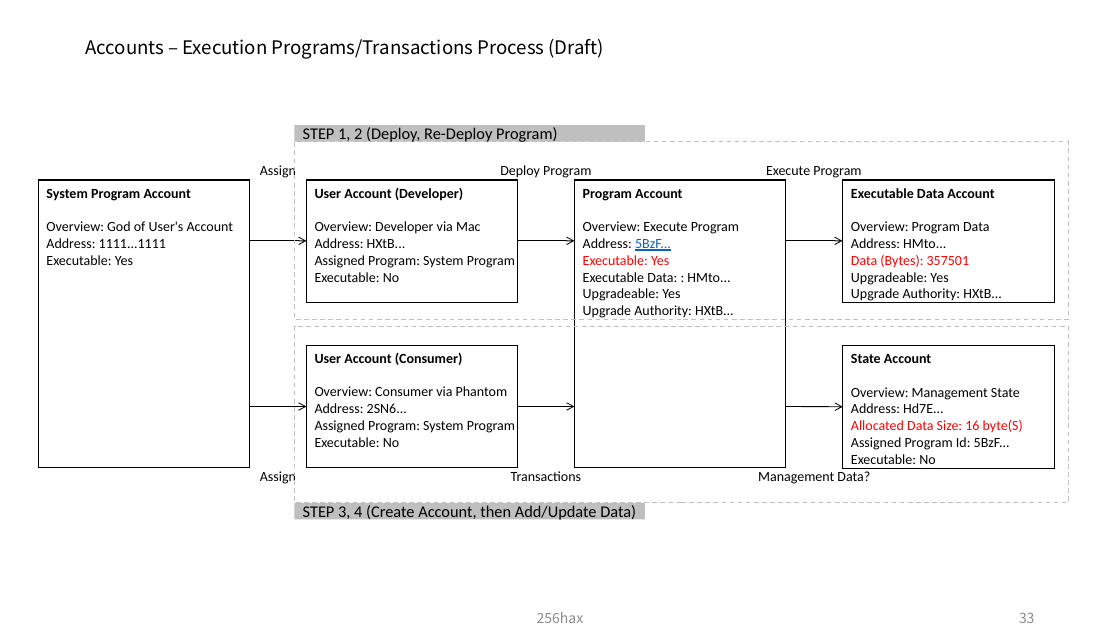
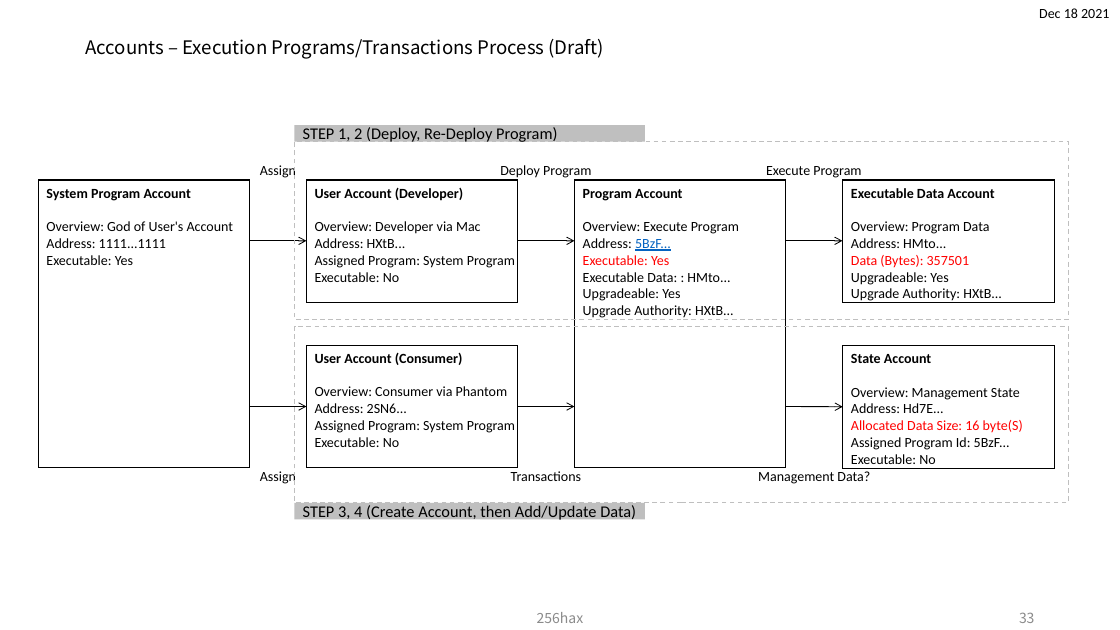
Before and after one commit to legendaryangelist/solana-anchor-react-essential, a slide deck: slide 34 of docs/Solana_Blockchain_Outline_Figure.pptx. Drawn at 1120x630 pixels with LibreOffice and Linux fonts; fonts in the diff are those of the drawing. Boxes give left, top, right and bottom in pixels: in the first picture for what was removed or moved away, otherwise in the second. Text is boxed around its words. In the diff, an @@ line names an element or a change of style, - is before the commit and + after.

```diff
--- a/docs/Solana_Blockchain_Outline_Figure.pptx
+++ b/docs/Solana_Blockchain_Outline_Figure.pptx
@@ text added at box(1039, 8, 1109, 18), 12 pt, text #000000 @@
+Dec 18 2021
```
Also in this commit, not shown: 37 other slides changed, 1 slide added, 1 slide removed.
